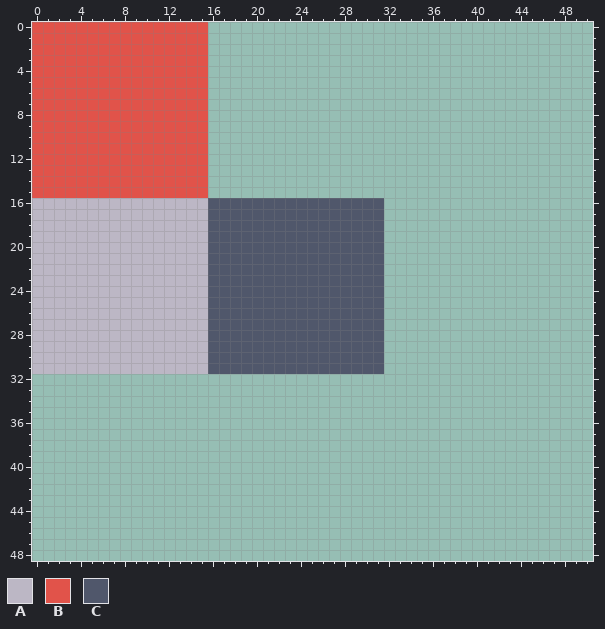
Pixel-art file, stored at art/tileset.ase. The picture above is the old version.
128x128 pixels, 1 frame. Shown: x 0..50, y 0..48.
Palette (. is transparent): A #bcb7c5  B #e1534a  C #50576b
New version:
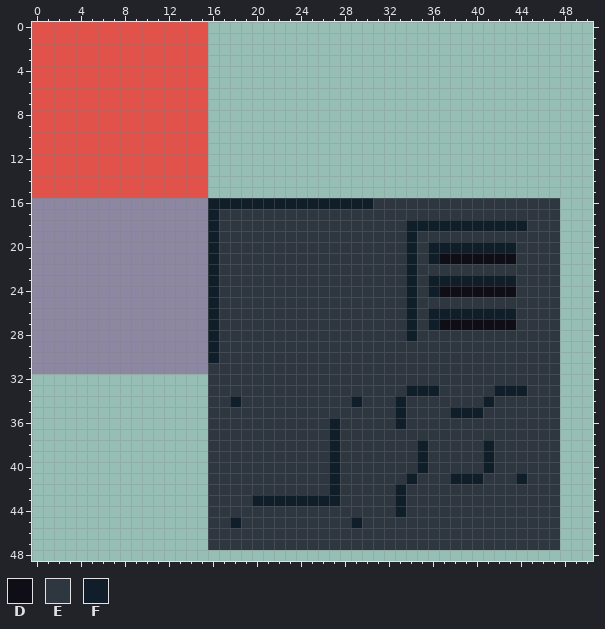
Colours new in this view: D #0f0e17  E #2e3740  F #101e29
Diff:
@@ palette @@
-A #bcb7c5
+A #8d87a2
@@ x 0..50 @@
 15 BBBBBBBBBBBBBBBB...................................
-16 AAAAAAAAAAAAAAAACCCCCCCCCCCCCCCC...................
-17 AAAAAAAAAAAAAAAACCCCCCCCCCCCCCCC...................
-18 AAAAAAAAAAAAAAAACCCCCCCCCCCCCCCC...................
-19 AAAAAAAAAAAAAAAACCCCCCCCCCCCCCCC...................
-20 AAAAAAAAAAAAAAAACCCCCCCCCCCCCCCC...................
-21 AAAAAAAAAAAAAAAACCCCCCCCCCCCCCCC...................
-22 AAAAAAAAAAAAAAAACCCCCCCCCCCCCCCC...................
-23 AAAAAAAAAAAAAAAACCCCCCCCCCCCCCCC...................
-24 AAAAAAAAAAAAAAAACCCCCCCCCCCCCCCC...................
-25 AAAAAAAAAAAAAAAACCCCCCCCCCCCCCCC...................
-26 AAAAAAAAAAAAAAAACCCCCCCCCCCCCCCC...................
-27 AAAAAAAAAAAAAAAACCCCCCCCCCCCCCCC...................
-28 AAAAAAAAAAAAAAAACCCCCCCCCCCCCCCC...................
-29 AAAAAAAAAAAAAAAACCCCCCCCCCCCCCCC...................
-30 AAAAAAAAAAAAAAAACCCCCCCCCCCCCCCC...................
-31 AAAAAAAAAAAAAAAACCCCCCCCCCCCCCCC...................
-32 ...................................................
-33 ...................................................
-34 ...................................................
-35 ...................................................
-36 ...................................................
-37 ...................................................
-38 ...................................................
-39 ...................................................
-40 ...................................................
-41 ...................................................
-42 ...................................................
-43 ...................................................
-44 ...................................................
-45 ...................................................
-46 ...................................................
-47 ...................................................
+16 AAAAAAAAAAAAAAAAFFFFFFFFFFFFFFFEEEEEEEEEEEEEEEEE...
+17 AAAAAAAAAAAAAAAAFEEEEEEEEEEEEEEEEEEEEEEEEEEEEEEE...
+18 AAAAAAAAAAAAAAAAFEEEEEEEEEEEEEEEEEFFFFFFFFFFFEEE...
+19 AAAAAAAAAAAAAAAAFEEEEEEEEEEEEEEEEEFEEEEEEEEEEEEE...
+20 AAAAAAAAAAAAAAAAFEEEEEEEEEEEEEEEEEFEFFFFFFFFEEEE...
+21 AAAAAAAAAAAAAAAAFEEEEEEEEEEEEEEEEEFEFDDDDDDDEEEE...
+22 AAAAAAAAAAAAAAAAFEEEEEEEEEEEEEEEEEFEEEEEEEEEEEEE...
+23 AAAAAAAAAAAAAAAAFEEEEEEEEEEEEEEEEEFEFFFFFFFFEEEE...
+24 AAAAAAAAAAAAAAAAFEEEEEEEEEEEEEEEEEFEFDDDDDDDEEEE...
+25 AAAAAAAAAAAAAAAAFEEEEEEEEEEEEEEEEEFEEEEEEEEEEEEE...
+26 AAAAAAAAAAAAAAAAFEEEEEEEEEEEEEEEEEFEFFFFFFFFEEEE...
+27 AAAAAAAAAAAAAAAAFEEEEEEEEEEEEEEEEEFEFDDDDDDDEEEE...
+28 AAAAAAAAAAAAAAAAFEEEEEEEEEEEEEEEEEFEEEEEEEEEEEEE...
+29 AAAAAAAAAAAAAAAAFEEEEEEEEEEEEEEEEEEEEEEEEEEEEEEE...
+30 AAAAAAAAAAAAAAAAFEEEEEEEEEEEEEEEEEEEEEEEEEEEEEEE...
+31 AAAAAAAAAAAAAAAAEEEEEEEEEEEEEEEEEEEEEEEEEEEEEEEE...
+32 ................EEEEEEEEEEEEEEEEEEEEEEEEEEEEEEEE...
+33 ................EEEEEEEEEEEEEEEEEEFFFEEEEEFFFEEE...
+34 ................EEFEEEEEEEEEEFEEEFEEEEEEEFEEEEEE...
+35 ................EEEEEEEEEEEEEEEEEFEEEEFFFEEEEEEE...
+36 ................EEEEEEEEEEEFEEEEEFEEEEEEEEEEEEEE...
+37 ................EEEEEEEEEEEFEEEEEEEEEEEEEEEEEEEE...
+38 ................EEEEEEEEEEEFEEEEEEEFEEEEEFEEEEEE...
+39 ................EEEEEEEEEEEFEEEEEEEFEEEEEFEEEEEE...
+40 ................EEEEEEEEEEEFEEEEEEEFEEEEEFEEEEEE...
+41 ................EEEEEEEEEEEFEEEEEEFEEEFFFEEEFEEE...
+42 ................EEEEEEEEEEEFEEEEEFEEEEEEEEEEEEEE...
+43 ................EEEEFFFFFFFFEEEEEFEEEEEEEEEEEEEE...
+44 ................EEEEEEEEEEEEEEEEEFEEEEEEEEEEEEEE...
+45 ................EEFEEEEEEEEEEFEEEEEEEEEEEEEEEEEE...
+46 ................EEEEEEEEEEEEEEEEEEEEEEEEEEEEEEEE...
+47 ................EEEEEEEEEEEEEEEEEEEEEEEEEEEEEEEE...
 48 ...................................................
Where, in picture pixels (left, top, right, bottom), the same in both pictures:
changed: (32, 198, 560, 550)
